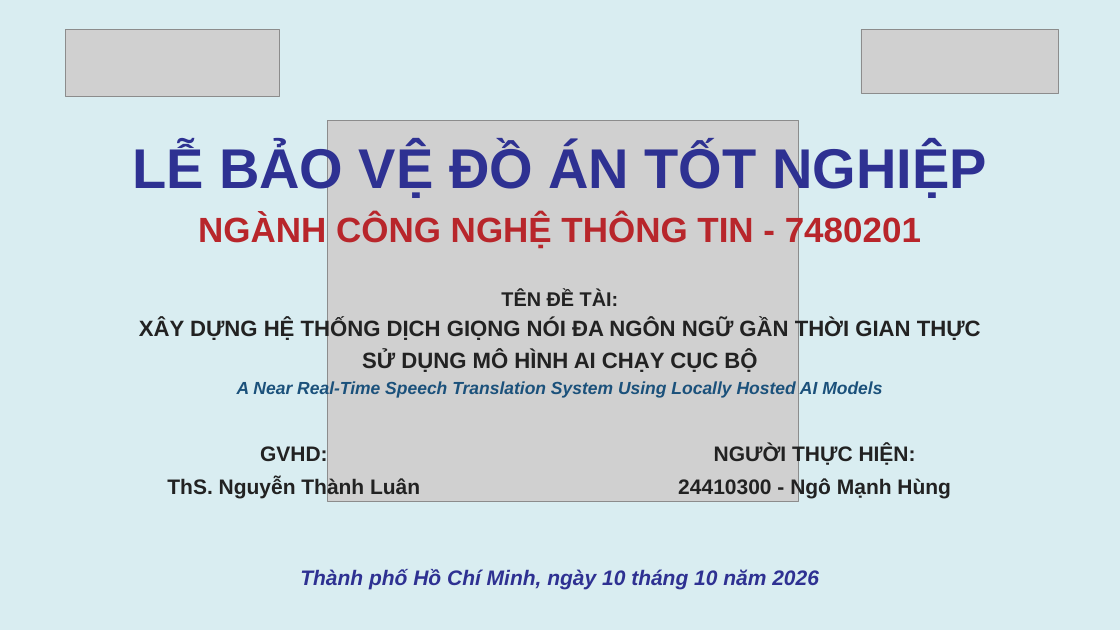
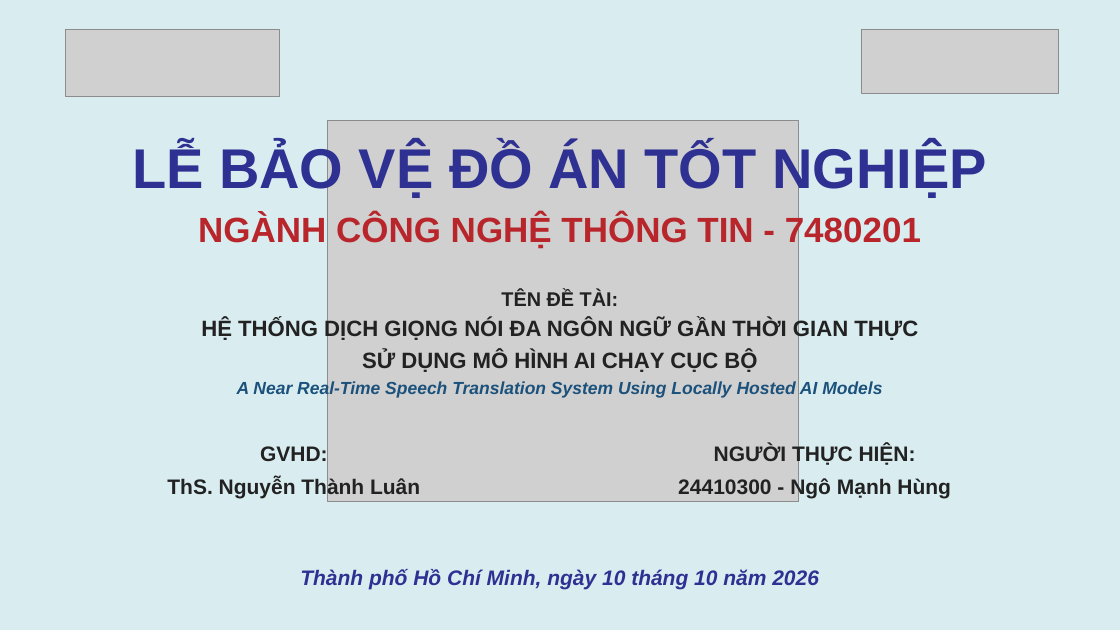
Before and after one commit to RokeyHung/local-live-voice-translator, a slide deck: slide 2 of docs/slides/24410300_NgoManhHung_SlideBaoVe.pptx (slide 1 before the commit). Drawn at 1120x630 pixels with LibreOffice and Linux fonts; fonts in the diff are those of the drawing; grey boxes stand for pictures. Boxes give left, top, right and bottom in pixels: in the first picture for what was removed or moved away, otherwise in the second. Text is boxed around its words. In the diff, an @@ line names an element or a change of style, - is before the commit and + after.

```diff
--- a/docs/slides/24410300_NgoManhHung_SlideBaoVe.pptx
+++ b/docs/slides/24410300_NgoManhHung_SlideBaoVe.pptx
@@ text at [201,319,918,342]: text changed @@
-XÂY DỰNG HỆ THỐNG DỊCH GIỌNG NÓI ĐA NGÔN NGỮ GẦN THỜI GIAN THỰC
+HỆ THỐNG DỊCH GIỌNG NÓI ĐA NGÔN NGỮ GẦN THỜI GIAN THỰC
```
Also in this commit, not shown: 30 other slides changed, 14 slides added, 45 other files.
